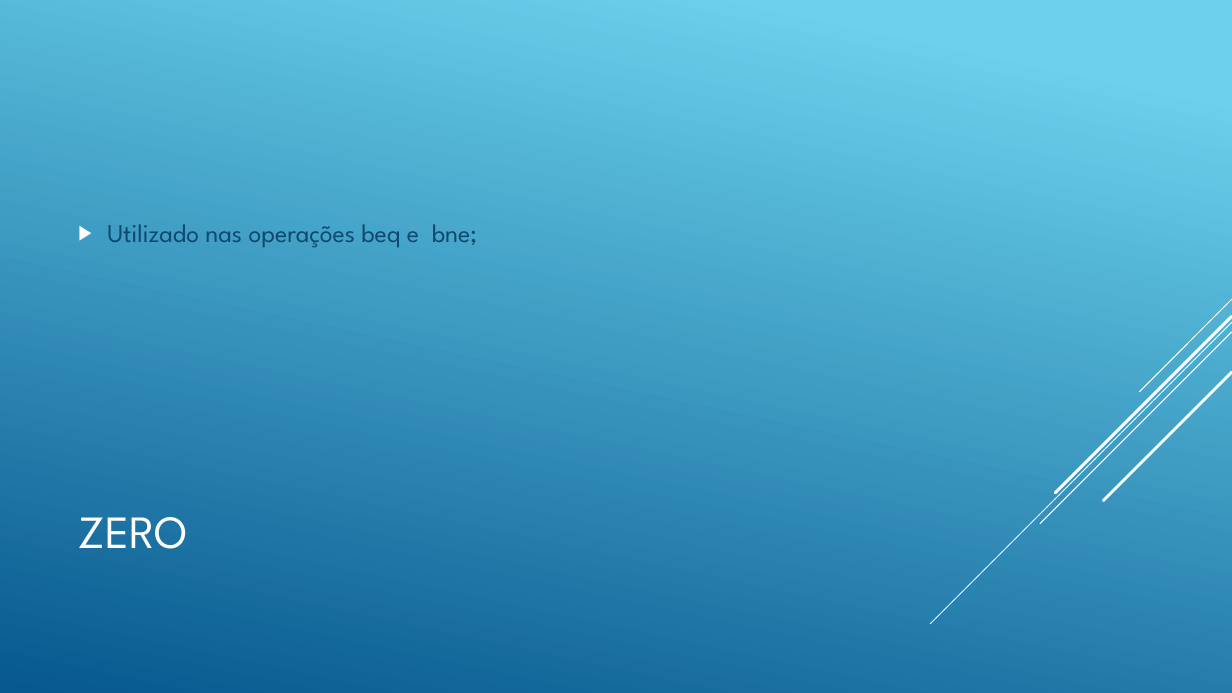
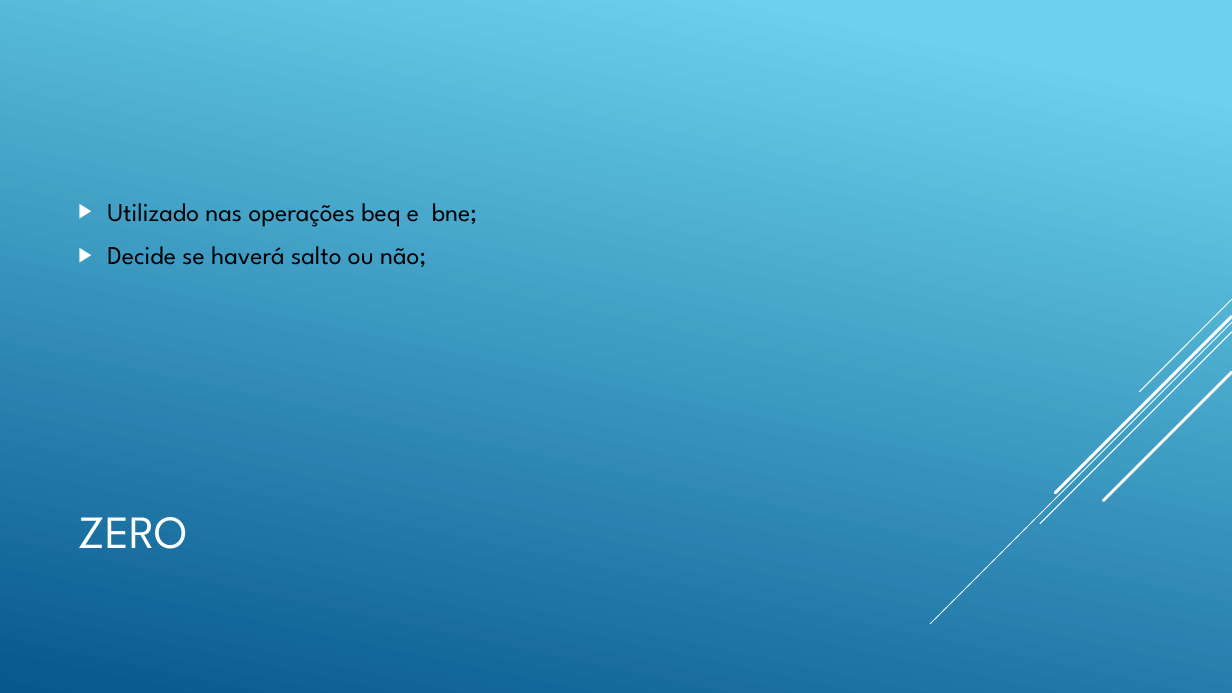
Before and after one commit to Tarlison/Projeto_Final_AOC_2018.2, a slide deck: slide 15 of Processador Uniciclo 16 bits.pptx. Drawn at 1232x693 pixels with LibreOffice and Linux fonts; fonts in the diff are those of the drawing. Boxes give left, top, right and bottom in pixels: in the first picture for what was removed or moved away, otherwise in the second. Text is boxed around its words. In the diff, an @@ line names an element or a change of style, - is before the commit and + after.

Commit message:
Slide

```diff
--- a/Processador Uniciclo 16 bits.pptx
+++ b/Processador Uniciclo 16 bits.pptx
@@ text at [107, 203, 477, 227]: text colour #0F496F to #000000 in "Utilizado nas operações beq e bne;" @@
@@ text at [107, 246, 426, 267]: paragraph added @@
+▶ Decide se haverá salto ou não;
```
Also in this commit, not shown: 2 other slides changed, 2 other files.
